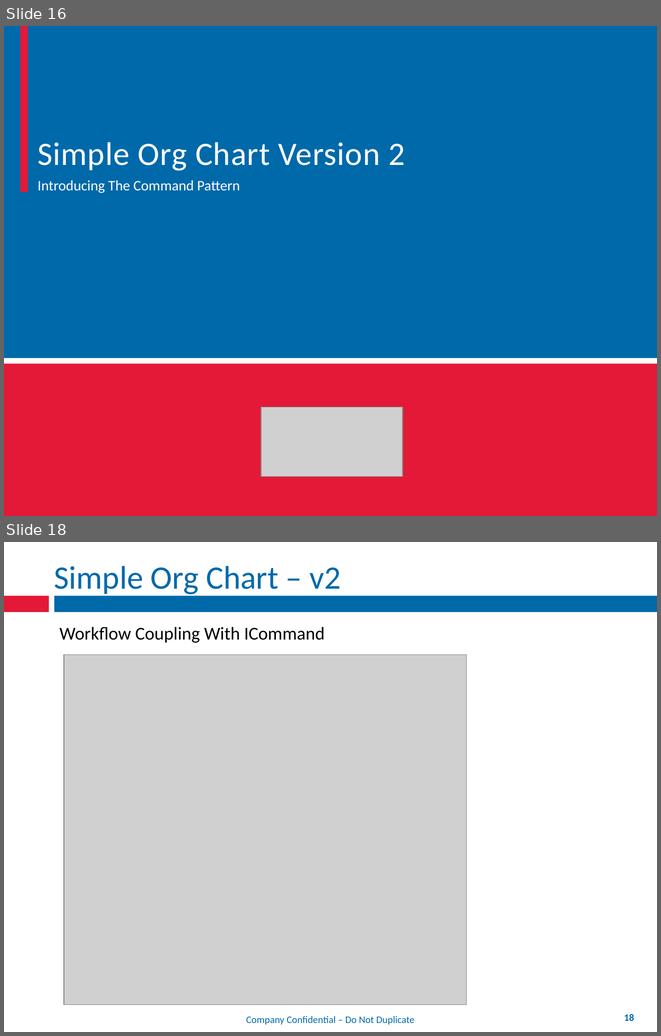
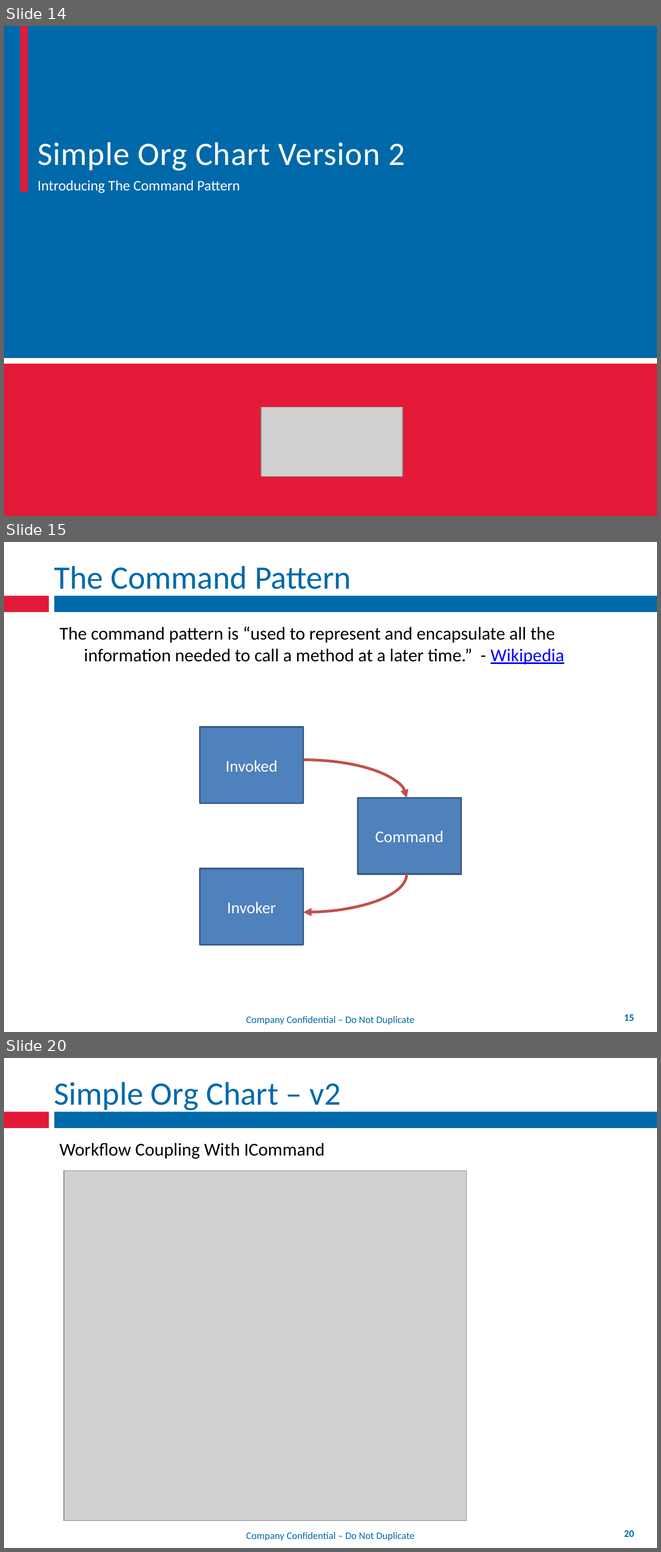
Before and after one commit to mxriverlynn/presentations-and-training, a slide deck: Decoupling Workflow With App Controler/Decoupling Workflow From Forms.pptx. Shown one above the other, each under a label of ours: slides 16 and 18 before the commit, slides 14, 15 and 20 after it; the slides between them are not shown. The pictures are 661x1036 and 661x1552 pixels, drawn with LibreOffice and Linux fonts; fonts in the diff are those of the drawing; grey boxes stand for pictures; background and template pictures are left out. Boxes give left, top, right and bottom in pixels: in the first picture for what was removed or moved away, otherwise in the second. Text is boxed around its words. In the diff, an @@ line names an element or a change of style, - is before the commit and + after.

Commit message:
adding command pattern info the presentation, for v2 of the code. need to get the command pattern code in place, so i can finish this portion of the slides.

```diff
--- a/Decoupling Workflow With App Controler/Decoupling Workflow From Forms.pptx
+++ b/Decoupling Workflow With App Controler/Decoupling Workflow From Forms.pptx
@@ slide 15 added at (4,542,657,1032), background #FFFFFF; not listed: 4 template elements that a slide beside it also shows @@
@@ title added at (54,566,351,597), 36 pt, text #0069AA @@
+The Command Pattern
@@ text added at (60,626,564,664), 20 pt, text #000000 @@
+The command pattern is “used to represent and encapsulate all the information needed to call a method at a later time.” - Wikipedia
@@ group added at (200,727,461,945): 3 rectangles, 2 arc (boxed as its full ellipse)s @@
+Invoker
+Invoked
+Command
@@ what was slide 16 is now slide 14 @@
@@ what was slide 18 is now slide 20 @@
@@ page number at (624,1530,634,1537): text changed @@
-18
+20
```
Also in this commit, not shown: 3 other slides added, 3 slides removed.
